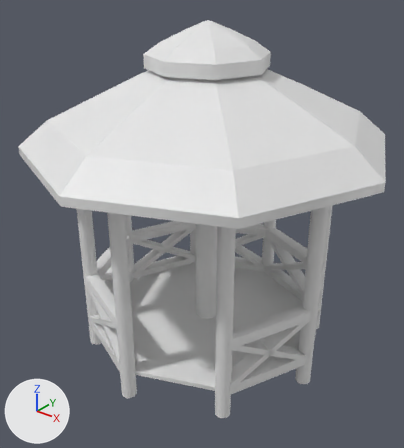
One commit to the FBX model Art/3D/model/stage1/shelter.FBX: the scene before it, then after it.
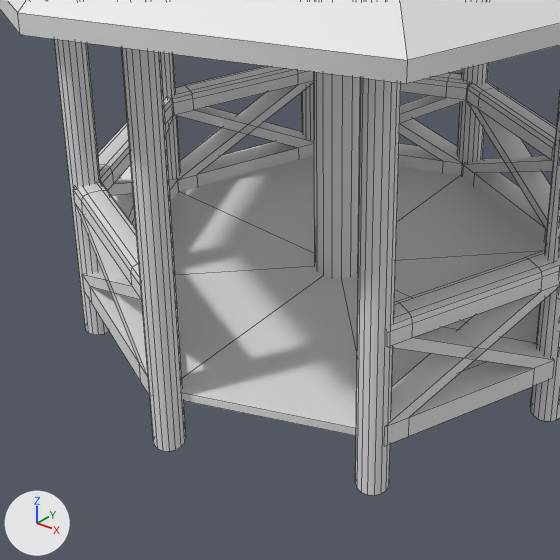
Each version is shown whole from a 50 mm camera at (1.98, -2.532, 2.102) aimed at (0.022, -0.085, 0.584), then close up on the part from 13% to 76% of the width and 43% to 100% of the height. The lights are fixed; the arrows at lower left show +X, +Y and +Z. The close-ups show mesh edges as thin lines. Where no turn or scale is listed for an object, it has been applied to the vertices.
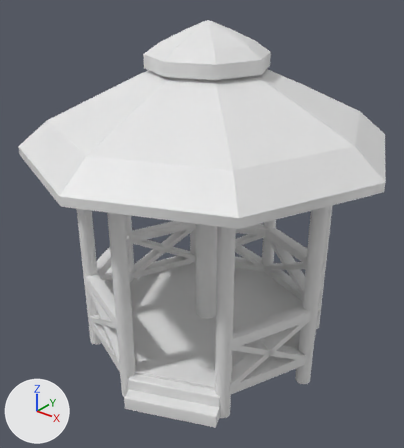
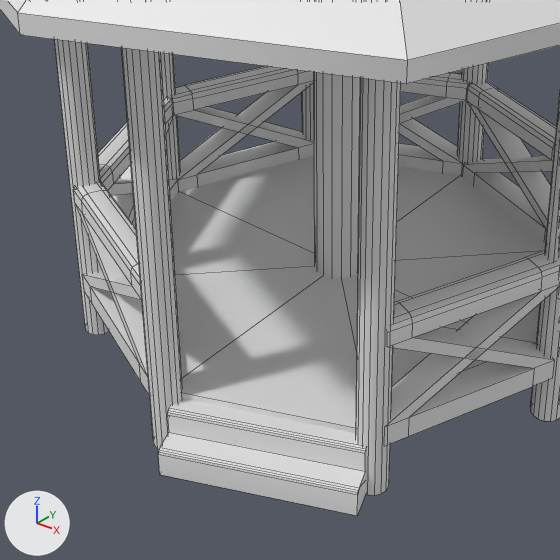
What the commit changed:
me_mesh is used by ob_cylinder016; location (0.0, 0.0, -0.305).
me_mesh had 819 vertices, 672 faces and spanned x -1.09..1.1, y -1.1..1.08, z 0.0..2.08.
me_mesh now has 843 vertices, 695 faces and spans x -1.09..1.1, y -1.1..1.08, z 0.0..2.08.
me_mesh part 1: a new loose piece of 24 vertices spanning x 0.01..0.58, y -0.87..-0.49, z 0.0..0.16.

Where the change shows, as pixel boxes (x1, y1, x2, y2) in the close-ups (560 x 560 px):
'Cylinder016', reshaped
    before: (0, 0, 560, 495)
    after: (0, 0, 560, 516)
part 1 of me_mesh, added
    after: (158, 398, 366, 516)
